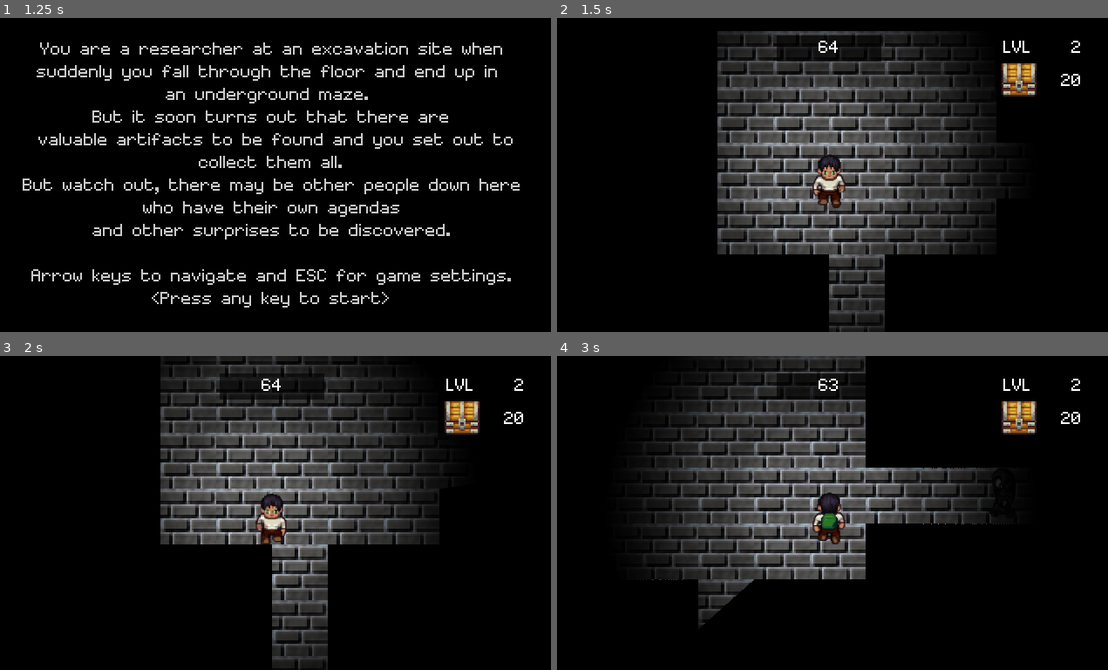
Above: before the commit, frames 1-4 (two rows, left to right).
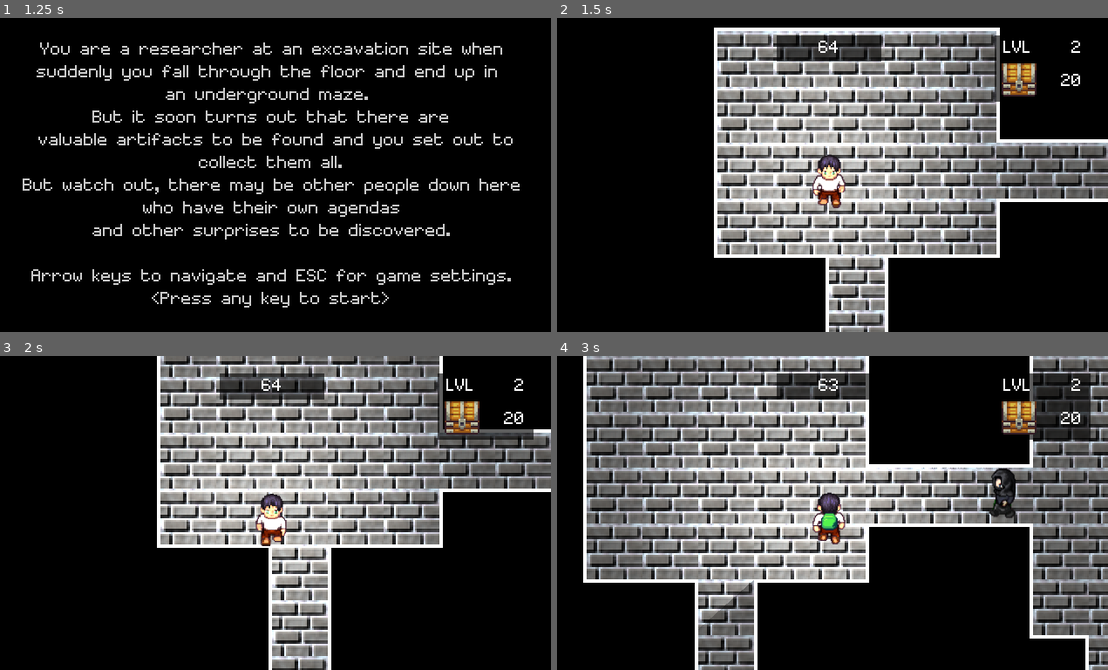
Above: after the commit, the same moments.

Repository: alittek/AC31009-Game
Game: Godot game, scene res://Scenes/StartScreen.tscn
The game is run twice, just before and just after one commit, with the same random seed, the same clock (stepped at 60 frames per second) and the same inputs.
Inputs:
- Up to frame 1 (1.25 s): tap Enter at 0.5 s; hold Right (move_right) from 0.53 s (still down); tap Space (interact) at 0.6 s
- Up to frame 2 (1.5 s): release Right (move_right) at 1.28 s; hold Down (move_down) from 1.28 s (still down); tap Space (interact) at 1.35 s
- Up to frame 3 (2 s): keep holding Down (move_down)
- Up to frame 4 (3 s): release Down (move_down) at 2.03 s; hold Right (move_right) 2.03-2.78 s; tap Space (interact) at 2.1, 2.85 s; hold Up (move_up) from 2.78 s (still down)

Frame 1 is identical in both runs. In frame 2, 42% of the frame differs, in the area x 28-100%, y 3-100%; in frame 3, 38%; in frame 4, 55%, in the area x 4-100%, y 0-100%.

Commit message:
darkness for selected levels

Diff:
--- a/Scenes/MenuPopup.tscn
+++ b/Scenes/MenuPopup.tscn
@@ -20,12 +20,15 @@
 margin_right = 260.0
 margin_bottom = 140.0
 color = Color( 0, 0, 0, 1 )
+__meta__ = {
+"_edit_use_anchors_": false
+}
 
 [node name="Resume" type="ColorRect" parent="."]
 margin_left = 70.0
-margin_top = 50.0
+margin_top = 65.0
 margin_right = 250.0
-margin_bottom = 70.0
+margin_bottom = 85.0
 __meta__ = {
 "_edit_use_anchors_": false
 }
@@ -42,32 +45,11 @@
 "_edit_use_anchors_": false
 }
 
-[node name="Help" type="ColorRect" parent="."]
-margin_left = 70.0
-margin_top = 80.0
-margin_right = 250.0
-margin_bottom = 100.0
-__meta__ = {
-"_edit_use_anchors_": false
-}
-
-[node name="Label" type="Label" parent="Help"]
-margin_right = 180.0
-margin_bottom = 20.0
-custom_fonts/font = ExtResource( 1 )
-custom_colors/font_color = Color( 0, 0, 0, 1 )
-text = "TODO: Help"
-align = 1
-valign = 1
-__meta__ = {
-"_edit_use_anchors_": false
-}
-
 [node name="MainMenu" type="ColorRect" parent="."]
 margin_left = 70.0
-margin_top = 110.0
+margin_top = 95.0
 margin_right = 250.0
-margin_bottom = 130.0
+margin_bottom = 115.0
 __meta__ = {
 "_edit_use_anchors_": false
 }
--- a/Scripts/GameScore.gd
+++ b/Scripts/GameScore.gd
@@ -16,7 +16,6 @@
 	create_scores(scores)
 
 func display_score():
-	$Back.color = Color.greenyellow
 	var arraySize = array.size()
 	# check number of scores saved and print at most the top 5
 	if arraySize > 0:
@@ -61,5 +60,4 @@
 
 func _input(event):
 	if Input.is_action_just_pressed("menu"):
-		#get_tree().change_scene("res://Scenes/StartScreen.tscn")
 		Transition.change_stage("res://Scenes/StartScreen.tscn")
--- a/Scripts/MenuPopup.gd
+++ b/Scripts/MenuPopup.gd
@@ -6,15 +6,12 @@
 
 func change_menu_color():
 	$Resume.color = Color.gray
-	$Help.color = Color.gray
 	$MainMenu.color = Color.gray
 
 	match selected_menu:
 		0:
 			$Resume.color = Color.greenyellow
 		1:
-			$Help.color = Color.greenyellow
-		2:
 			$MainMenu.color = Color.greenyellow
 
 func _input(event):
@@ -29,13 +26,13 @@
 			popup()
 	else:
 		if Input.is_action_just_pressed("move_down"):
-			selected_menu = (selected_menu + 1) % 3;
+			selected_menu = (selected_menu + 1) % 2;
 			change_menu_color()
 		elif Input.is_action_just_pressed("move_up"):
 			if selected_menu > 0:
 				selected_menu = selected_menu - 1
-			else:
-				selected_menu = 2
+#			else:
+#				selected_menu = 2
 			change_menu_color()
 		elif Input.is_action_just_pressed("interact"):
 			match selected_menu:
@@ -46,16 +43,6 @@
 					#player.set_process_input(true)
 					hide()
 				1:
-#					# TODO fade not working!!!
-					pass
-#					if instanced == false:
-#						var ins = preload("res://Scenes/Instructions.tscn").instance()
-#						#Transition.play_fadeIn()
-#						add_child(ins)
-#						instanced = true
-#						print(".................. child added ")
-#						#Transition.play_fadeOut()
-				2:
 					# Quit game, back to start screen
 					get_node("/root/WorldMap").queue_free()
 					#get_tree().change_scene("res://Scenes/StartScreen.tscn")
--- a/Scripts/World.gd
+++ b/Scripts/World.gd
@@ -106,7 +106,8 @@
 	print("chests: " + str(nbChests))
 	print("______________")
 
-	turn_dark()
+	if Global.level == 5 or Global.level == 7:
+		turn_dark()
 
 	walker.queue_free()
 	for location in map:
